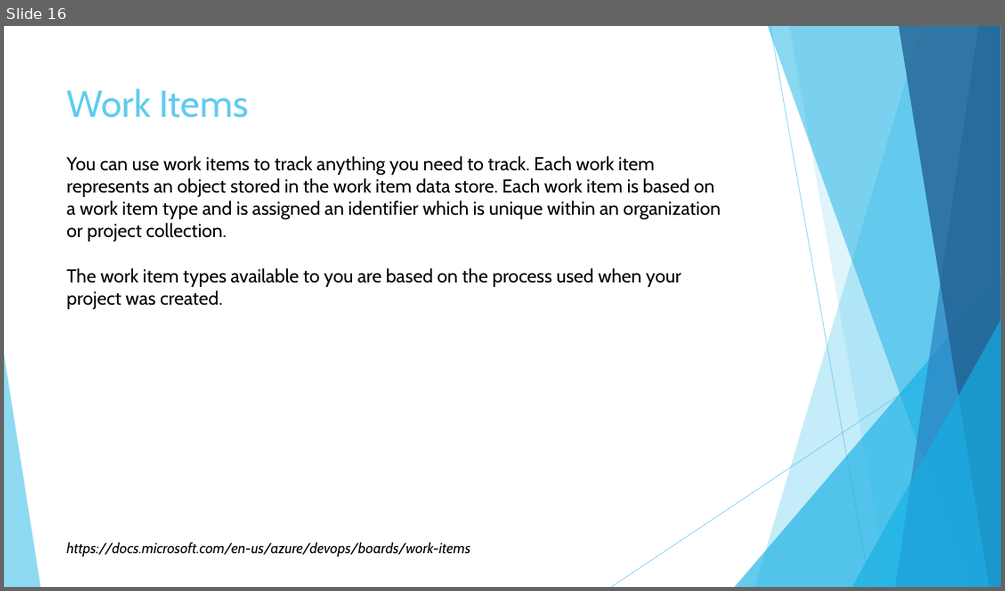
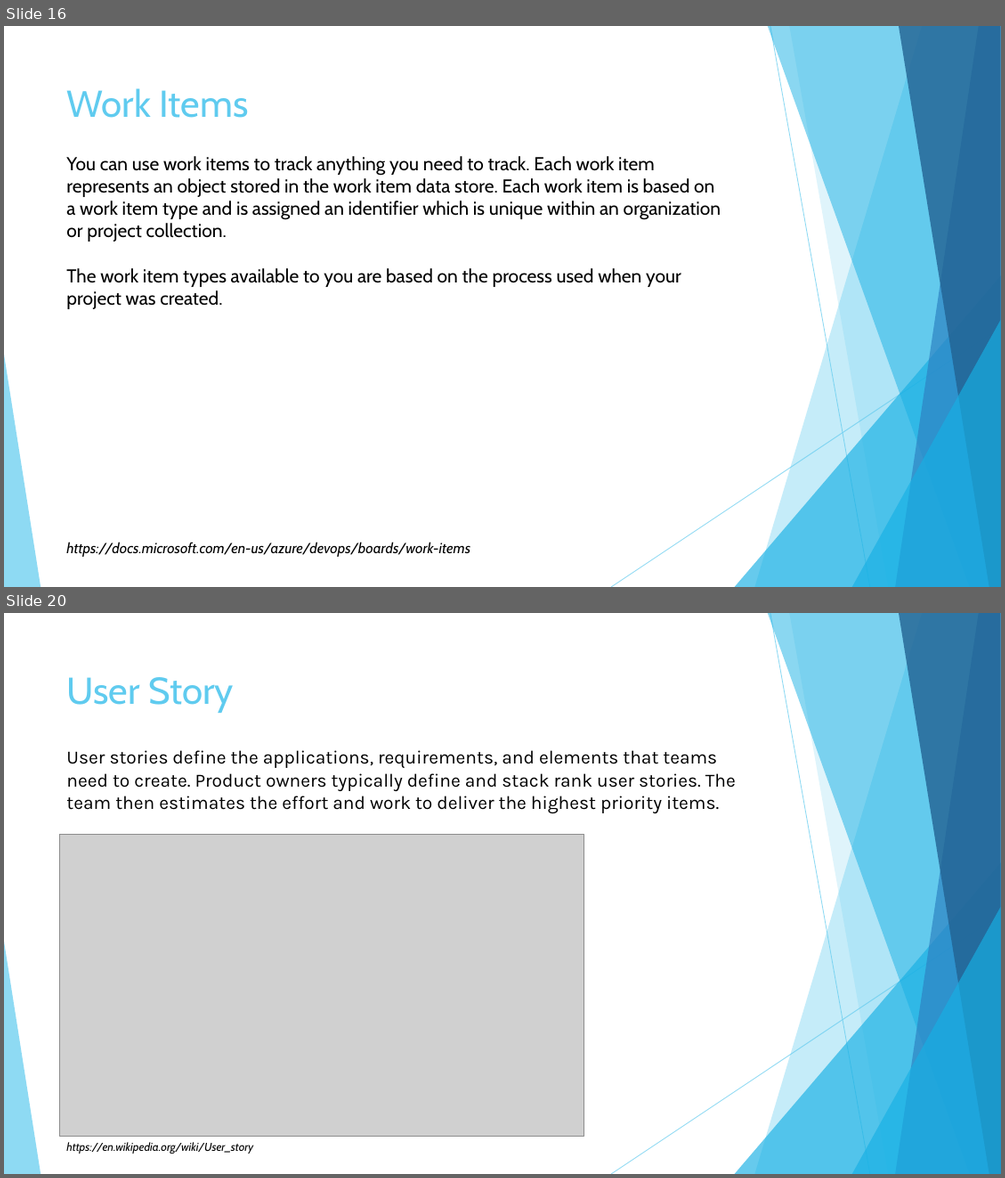
Before and after one commit to KarolinaUr/ProjSystBI, a slide deck: P01_AzureDevOps/ProjP1_02_AzureDevOpsBoards.pptx. Shown one above the other, each under a label of ours: slide 16 before the commit, slides 16 and 20 after it; the slides between them are not shown. The pictures are 1005x591 and 1005x1178 pixels, drawn with LibreOffice and Linux fonts; fonts in the diff are those of the drawing; grey boxes stand for pictures. Boxes give left, top, right and bottom in pixels: in the first picture for what was removed or moved away, otherwise in the second. Text is boxed around its words. In the diff, an @@ line names an element or a change of style, - is before the commit and + after.

```diff
--- a/P01_AzureDevOps/ProjP1_02_AzureDevOpsBoards.pptx
+++ b/P01_AzureDevOps/ProjP1_02_AzureDevOpsBoards.pptx
@@ slide 20 added at box(4, 613, 1001, 1174), background #FFFFFF; not listed: 10 template elements that a slide beside it also shows @@
@@ title added at box(67, 677, 234, 713), 36 pt, text #5FCBEF @@
+User Story
@@ text added at box(66, 750, 736, 813), 18 pt, text #000000 @@
+User stories define the applications, requirements, and elements that teams need to create. Product owners typically define and stack rank user stories. The team then estimates the effort and work to deliver the highest priority items.
@@ picture added at box(59, 834, 584, 1135) @@
@@ text added at box(66, 1142, 253, 1154), 11 pt, text #000000, italic @@
+https://en.wikipedia.org/wiki/User_story
```
Also in this commit, not shown: 6 slides changed, 8 other slides added, 2 slides removed.
